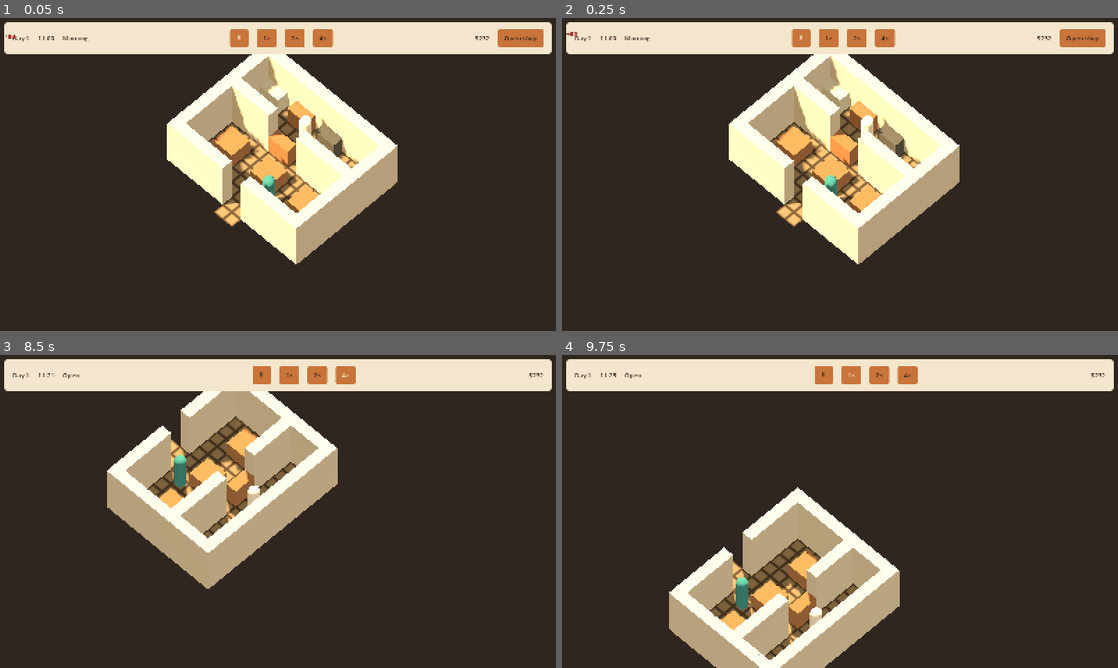
Above: before the commit, frames 1-4 (two rows, left to right).
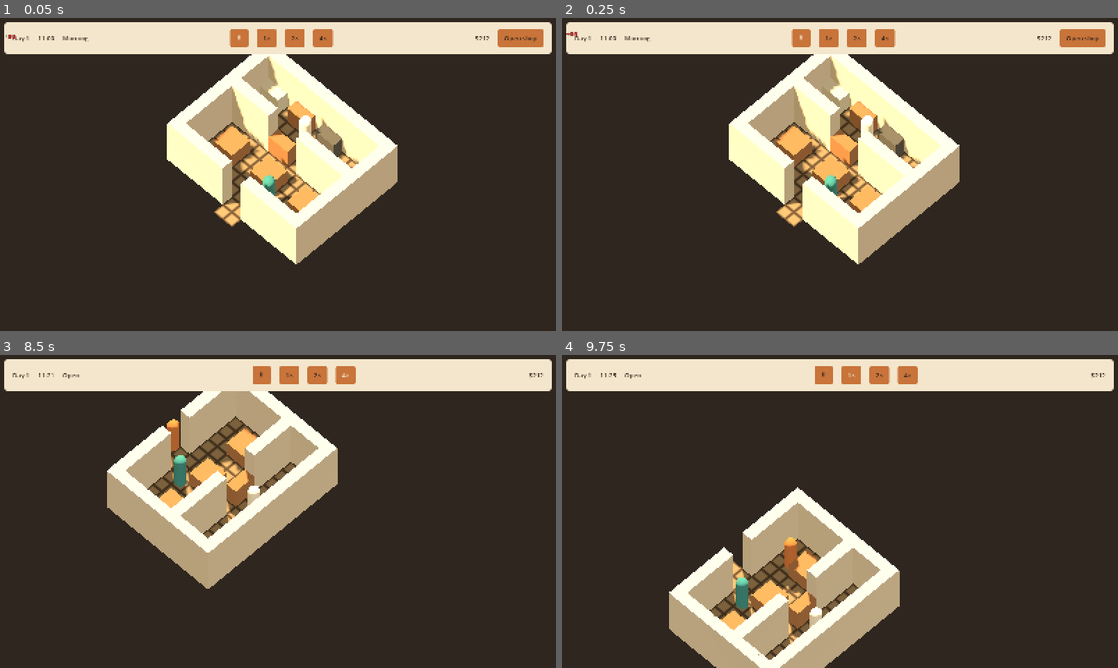
Above: after the commit, the same moments.

Repository: jaredbahr/foolskitchen
Game: Godot game, scene res://src/world/main.tscn
Same seed, same stepped clock (60 frames per second), same inputs: the game is played once before the commit and once after it.
Inputs (mouse positions are in pixels of both pictures, inside the frame that each line leads up to):
- Up to frame 1 (0.05 s): no input
- Up to frame 2 (0.25 s): no input
- Up to frame 3 (8.5 s): click "⏸" at 0.5 s; click "1×" at 1.25 s; click "2×" at 2 s; click "4×" at 2.75 s; click "Open shop" at 3.5 s; tap Enter at 4.25, 7.25 s; move the mouse to (250, 574) at 4.27 s; hold W 4.28-5 s; hold 1 (speed_1) 4.28-5 s; click (250, 574) at 4.42 s; drag from (444, 558) to (250, 574) at 5.02 s; tap Space (speed_pause) at 5.75 s; move the mouse to (111, 464) at 5.77 s; hold A 5.78-6.5 s; hold 3 (speed_4) 5.78-6.5 s; drag from (305, 511) to (111, 464) at 6.52 s; move the mouse to (194, 433) at 7.27 s; hold S 7.28-8 s; tap E at 7.35 s; drag from (400, 495) to (194, 433) at 8.02 s
- Up to frame 4 (9.75 s): move the mouse to (728, 527) at 8.77 s; hold W 8.78-9.5 s; hold 1 (speed_1) 8.78-9.5 s; click (728, 527) at 8.92 s; drag from (895, 442) to (728, 527) at 9.52 s

The runs differ from the first frame. In frame 1, less than 0.1% of the frame differs, in the area x 1-88%, y 5-8%; in frame 2, less than 0.1%; in frame 3, 0.2%; in frame 4, 0.3%, in the area x 40-97%, y 5-76%.

Commit message:
Balance pass and kitchen review follow-ups
- Balance: prices 12/8/9, arrival gap 100-260 (now EconomyTuning data),
  bigger morning restock; probe shows ~+10..25/day after day 1
- tools/balance_probe.gd: play N days headlessly, print the books
- Internal kitchen failure reasons map to kitchen_failed for players;
  labels for kitchen_failed and no_menu
- Paid guests walking out at closing stay 'happy'
- CHANGELOG: kitchen moved to Players; stale 'leave hungry' removed

Diff:
--- a/data/balance/tier1_economy.tres
+++ b/data/balance/tier1_economy.tres
@@ -5,11 +5,11 @@
 [resource]
 script = ExtResource("1_htw2e")
 morning_stock = Dictionary[StringName, int]({
-&"beef_patty": 8,
-&"bread": 12,
-&"bun": 8,
-&"cheese": 6,
-&"lettuce": 8,
-&"soup_stock": 6,
-&"tomato": 12
+&"beef_patty": 10,
+&"bread": 16,
+&"bun": 10,
+&"cheese": 8,
+&"lettuce": 10,
+&"soup_stock": 8,
+&"tomato": 16
 })
--- a/data/recipes/burger.tres
+++ b/data/recipes/burger.tres
@@ -24,7 +24,7 @@
 ingredients = Array[ExtResource("2_ingredient")]([ExtResource("ingredient_bun"), ExtResource("ingredient_beef_patty"), ExtResource("ingredient_lettuce")])
 steps = Array[ExtResource("3_step")]([SubResource("Step_prep"), SubResource("Step_cook")])
 base_quality = 0.6
-standard_price = 9
+standard_price = 12
 unlock_tier = 1
 unlock_level = 1
 theme_tags = Array[StringName]([&"diner"])
--- a/data/recipes/grilled_cheese.tres
+++ b/data/recipes/grilled_cheese.tres
@@ -23,7 +23,7 @@
 ingredients = Array[ExtResource("2_ingredient")]([ExtResource("ingredient_bread"), ExtResource("ingredient_bread"), ExtResource("ingredient_cheese")])
 steps = Array[ExtResource("3_step")]([SubResource("Step_prep"), SubResource("Step_cook")])
 base_quality = 0.5
-standard_price = 6
+standard_price = 8
 unlock_tier = 1
 unlock_level = 1
 theme_tags = Array[StringName]([&"diner"])
--- a/data/recipes/tomato_soup.tres
+++ b/data/recipes/tomato_soup.tres
@@ -23,7 +23,7 @@
 ingredients = Array[ExtResource("2_ingredient")]([ExtResource("ingredient_tomato"), ExtResource("ingredient_tomato"), ExtResource("ingredient_soup_stock")])
 steps = Array[ExtResource("3_step")]([SubResource("Step_prep"), SubResource("Step_cook")])
 base_quality = 0.55
-standard_price = 7
+standard_price = 9
 unlock_tier = 1
 unlock_level = 1
 theme_tags = Array[StringName]([&"diner"])
--- a/src/sim/agents/customer_agent.gd
+++ b/src/sim/agents/customer_agent.gd
@@ -38,6 +38,17 @@
 	rng = random
 
 
+## Reasons a guest can give for leaving that the player should see as-is.
+## Any other kitchen failure (an internal reason such as a dropped task or a
+## missing station) becomes &"kitchen_failed"; the raw reason is in the log.
+const PLAYER_REASONS: Array[StringName] = [&"out_of_stock", &"waited_too_long", &"closing", &"no_table"]
+
+
+## Maps an order's cancellation reason to the reason a guest gives the player.
+static func player_reason(raw: StringName) -> StringName:
+	return raw if PLAYER_REASONS.has(raw) else &"kitchen_failed"
+
+
 ## Advances movement and the visit state, including all timeout backstops.
 func tick(world: SimWorld) -> void:
 	var sim: RestaurantSim = _restaurant.get_ref() as RestaurantSim
@@ -57,7 +68,7 @@
 	if state == State.ORDERING or state == State.WAITING_FOOD:
 		# Terminal kitchen results win over the patience deadline on the same tick.
 		if order != null and order.state == Order.State.CANCELLED:
-			_leave(world, sim, order.cancellation_reason if not order.cancellation_reason.is_empty() else &"order_cancelled")
+			_leave(world, sim, player_reason(order.cancellation_reason))
 		elif order != null and order.state == Order.State.DELIVERED:
 			state = State.EATING
 			_eating = 0
--- a/src/sim/economy/economy_tuning.gd
+++ b/src/sim/economy/economy_tuning.gd
@@ -12,3 +12,7 @@
 ## Each morning the fridge is topped up to this many units per ingredient,
 ## paid at the ingredient's unit cost (a Phase 1 stand-in for the market screen).
 @export var morning_stock: Dictionary[StringName, int] = {}
+
+## Ticks between guest arrivals while open (uniform in [min, max]).
+@export var arrival_gap_min: int = 100
+@export var arrival_gap_max: int = 260
--- a/src/sim/restaurant/restaurant_sim.gd
+++ b/src/sim/restaurant/restaurant_sim.gd
@@ -74,7 +74,9 @@
 	spawner.advance(self)
 	for customer: CustomerAgent in customers():
 		if world.clock.phase == SimClock.Phase.CLOSED:
-			customer.leave_reason = &"closing"
+			# Guests who already paid are walking out happy; don't relabel them.
+			if not customer.paid:
+				customer.leave_reason = &"closing"
 		elif customer.state != CustomerAgent.State.LEFT:
 			continue
 		world.remove_agent(customer)
--- a/src/ui/evening_report.gd
+++ b/src/ui/evening_report.gd
@@ -5,6 +5,8 @@
 
 const LEAVE_LABELS: Dictionary = {
 	&"out_of_stock": "Dish was out of stock",
+	&"kitchen_failed": "The kitchen couldn't make the dish",
+	&"no_menu": "Nothing on the menu",
 	&"closing": "Shop closed",
 	&"waited_too_long": "Waited too long",
 	&"too_expensive": "Too expensive",
--- a/src/world/main.gd
+++ b/src/world/main.gd
@@ -94,6 +94,8 @@
 		_skip_next_autosave = use_saves and SaveSystem.list_slots().has(save_slot)
 		_new_game()
 	sim.use_rng(GameState.rng(&"customers"))
+	sim.spawner.min_gap = TUNING.arrival_gap_min
+	sim.spawner.max_gap = TUNING.arrival_gap_max
 	_begin_morning()
 
 
--- a/tests/sim/test_content_db.gd
+++ b/tests/sim/test_content_db.gd
@@ -13,7 +13,7 @@
 func test_lookups_find_each_kind_and_unknown_ids_return_null() -> void:
 	var db: ContentDB = _starter_db()
 	assert_eq(db.ingredient(&"beef_patty").display_name, "Beef patty")
-	assert_eq(db.recipe(&"burger").standard_price, 9)
+	assert_eq(db.recipe(&"burger").standard_price, 12)
 	assert_eq(db.item(&"prep_counter").station_type, &"prep_counter")
 	assert_null(db.ingredient(&"missing"))
 	assert_null(db.recipe(&"missing"))
--- a/tests/sim/test_customers.gd
+++ b/tests/sim/test_customers.gd
@@ -288,7 +288,7 @@
 	assert_eq(_sim.world.clock.phase, SimClock.Phase.LAST_ORDERS)
 	_sim.advance()
 	assert_eq(_sim.world.clock.phase, SimClock.Phase.CLOSED)
-	assert_eq(_left.get(guest.id, &""), &"closing")
+	assert_eq(_left.get(guest.id, &""), &"happy", "a paid guest walking out at closing is not relabelled")
 	assert_eq(_paid.size(), 1)
 	assert_eq(_sim.served_today, 1)
 	assert_eq(_sim.lost_today, 0)
@@ -531,3 +531,10 @@
 
 func _on_cancelled(_order: Order) -> void:
 	_cancelled += 1
+
+
+func test_internal_kitchen_reasons_become_one_player_reason() -> void:
+	for raw: StringName in [&"dropped_too_often", &"step_failed", &"unreachable", &"missing_station", &"target_gone", &""]:
+		assert_eq(CustomerAgent.player_reason(raw), &"kitchen_failed", String(raw))
+	for kept: StringName in [&"out_of_stock", &"waited_too_long", &"closing", &"no_table"]:
+		assert_eq(CustomerAgent.player_reason(kept), kept)
--- a/tests/sim/test_kitchen.gd
+++ b/tests/sim/test_kitchen.gd
@@ -72,7 +72,8 @@
 	for id: StringName in [&"fridge", &"prep_counter", &"stove"]:
 		assert_true(visited.has(_item(id).id), "real work at %s" % id)
 	assert_almost_eq(guest.order.quality, 0.6)
-	assert_eq(_paid.get(guest.id, -1), 9)
+	assert_eq(_paid.get(guest.id, -1), guest.order.price, "the guest pays the menu price")
+	assert_true(guest.order.price > 0)
 	assert_eq(_left.get(guest.id, &""), &"happy")
 	for ingredient: IngredientDef in _content.recipe(&"burger").ingredients:
 		assert_eq(_sim.stock.count(ingredient.id), 99)
--- /dev/null
+++ b/tools/balance_probe.gd
@@ -0,0 +1,54 @@
+extends SceneTree
+## Plays whole days of the real game session headlessly and prints each day's
+## books, for balancing. Nothing is saved. Usage:
+##   godot --headless --path . --script tools/balance_probe.gd -- --days=5
+##     [--gap=150,400] [--price=1.0] [--seed=1]
+## --gap overrides the guest arrival gap (ticks), --price multiplies every
+## recipe price. Changes are in memory only.
+
+func _initialize() -> void:
+	var days := 5
+	var gap := Vector2i(-1, -1)
+	var price := 1.0
+	var seed_value := 1
+	for arg in OS.get_cmdline_user_args():
+		if arg.begins_with("--days="):
+			days = int(arg.trim_prefix("--days="))
+		elif arg.begins_with("--gap="):
+			var p := arg.trim_prefix("--gap=").split(",")
+			gap = Vector2i(int(p[0]), int(p[1]))
+		elif arg.begins_with("--price="):
+			price = float(arg.trim_prefix("--price="))
+		elif arg.begins_with("--seed="):
+			seed_value = int(arg.trim_prefix("--seed="))
+	var main: Node = (load("res://src/world/main.tscn") as PackedScene).instantiate()
+	main.set("use_saves", false)
+	root.add_child(main)
+	main.call("start")
+	root.get_node("GameState").call("new_run", seed_value)
+	var sim: RestaurantSim = main.get("sim")
+	sim.use_rng(root.get_node("GameState").call("rng", &"customers"))
+	if gap.x > 0:
+		sim.spawner.min_gap = gap.x
+		sim.spawner.max_gap = gap.y
+	if price != 1.0:
+		for recipe: RecipeDef in sim.menu:
+			recipe.standard_price = roundi(recipe.standard_price * price)
+	var clock: Node = root.get_node("Clock")
+	var economy: Node = root.get_node("Economy")
+	var total := 0
+	for d in days:
+		sim.start_day()
+		(clock.get("sim") as SimClock).start_service()
+		for i in 40:
+			main.call("run_ticks", 500)
+			if (clock.get("sim") as SimClock).phase == SimClock.Phase.CLOSED:
+				break
+		var r: DayReport = main.get("shown_report")
+		total += r.profit()
+		print("PROBE day=%d served=%d lost=%d income=%d costs=%d profit=%d cash=%d reasons=%s dishes=%s" % [
+			r.day, r.customers_served, r.customers_lost, r.total_income(), r.total_costs(), r.profit(),
+			economy.get("cash"), r.leave_reasons, r.dishes_sold])
+		(clock.get("sim") as SimClock).next_day()
+	print("PROBE total_profit=%d over %d days" % [total, days])
+	quit()
Not shown, added: tools/balance_probe.gd.uid
Not shown, changed: CHANGELOG.md
